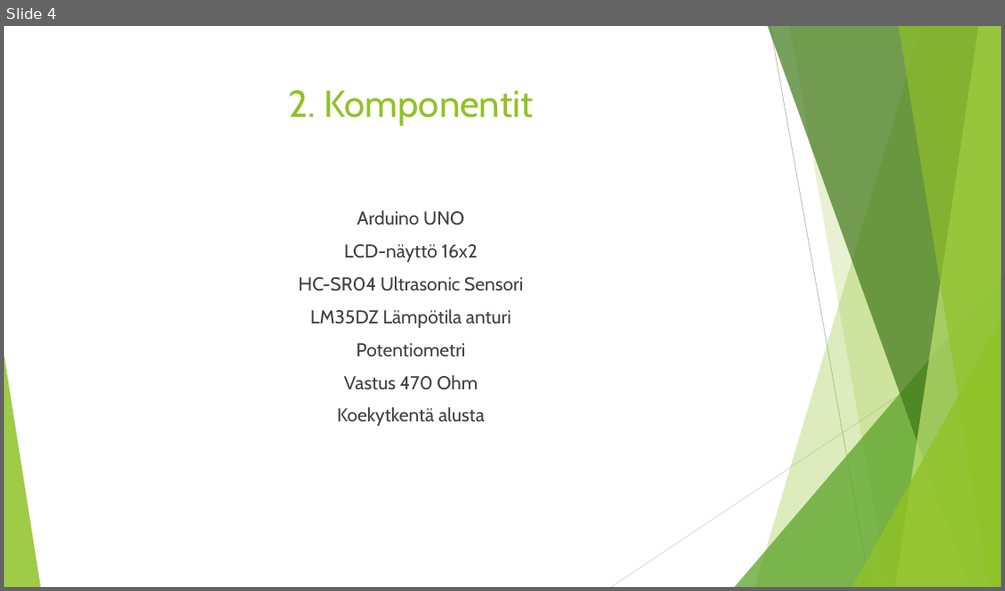
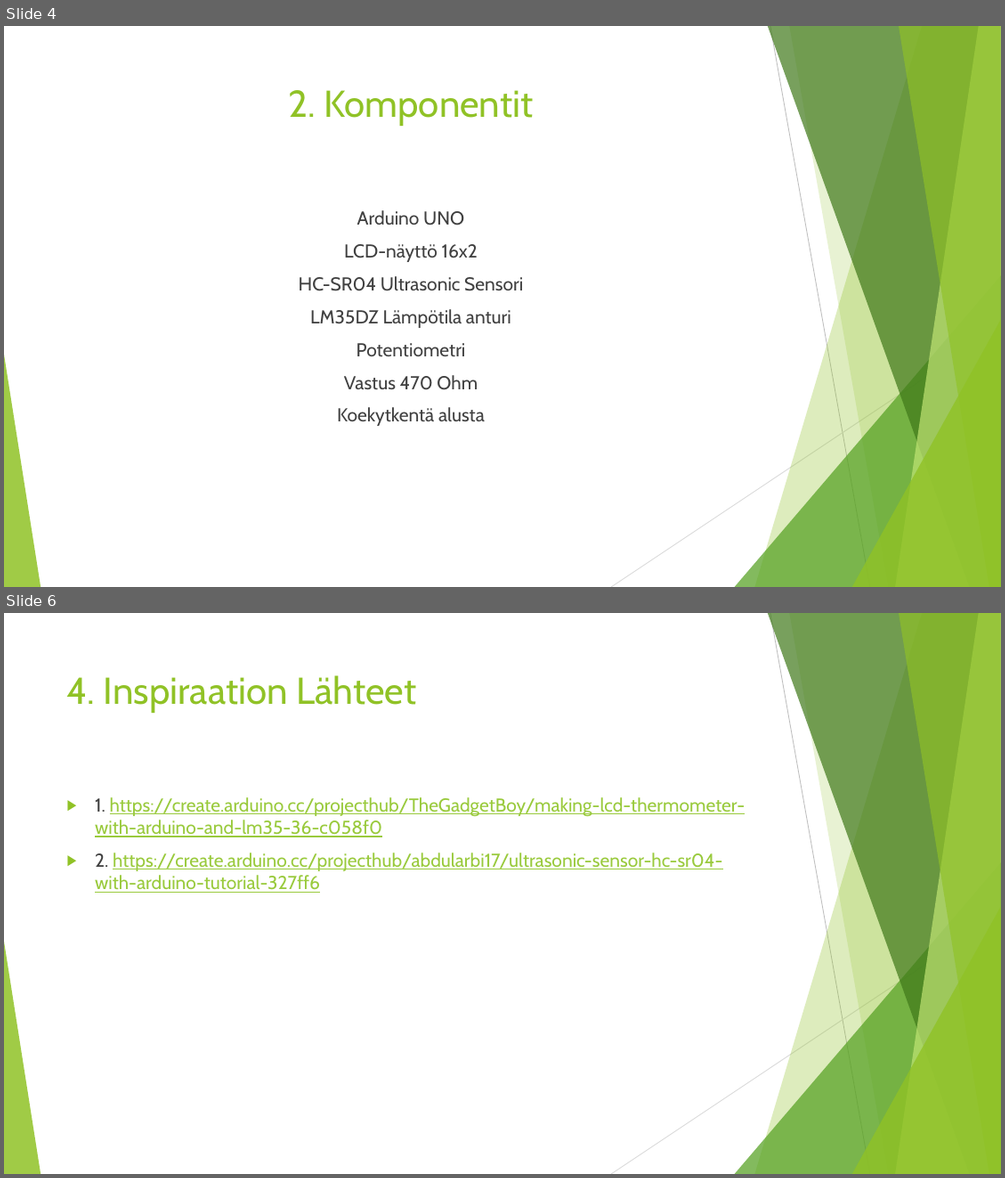
Before and after one commit to Turzik11/Projekti, a slide deck: Projekti.pptx. Shown one above the other, each under a label of ours: slide 4 before the commit, slides 4 and 6 after it; the slides between them are not shown. The pictures are 1005x591 and 1005x1178 pixels, drawn with LibreOffice and Linux fonts; fonts in the diff are those of the drawing. Boxes give left, top, right and bottom in pixels: in the first picture for what was removed or moved away, otherwise in the second. Text is boxed around its words. In the diff, an @@ line names an element or a change of style, - is before the commit and + after.

```diff
--- a/Projekti.pptx
+++ b/Projekti.pptx
@@ slide 6 added at (4,613,1001,1174), background #FFFFFF; not listed: 10 template elements that a slide beside it also shows @@
@@ title added at (67,675,416,713), 36 pt, text #90C226 @@
+4. Inspiraation Lähteet
@@ text added at (95,797,745,892), 18 pt, text #99CA3C, underline @@
+▶ 1. https://create.arduino.cc/projecthub/TheGadgetBoy/making-lcd-thermometer-with-arduino-and-lm35-36-c058f0
+▶ 2. https://create.arduino.cc/projecthub/abdularbi17/ultrasonic-sensor-hc-sr04-with-arduino-tutorial-327ff6
```
Also in this commit, not shown: 1 slide changed, 1 other slide added.
